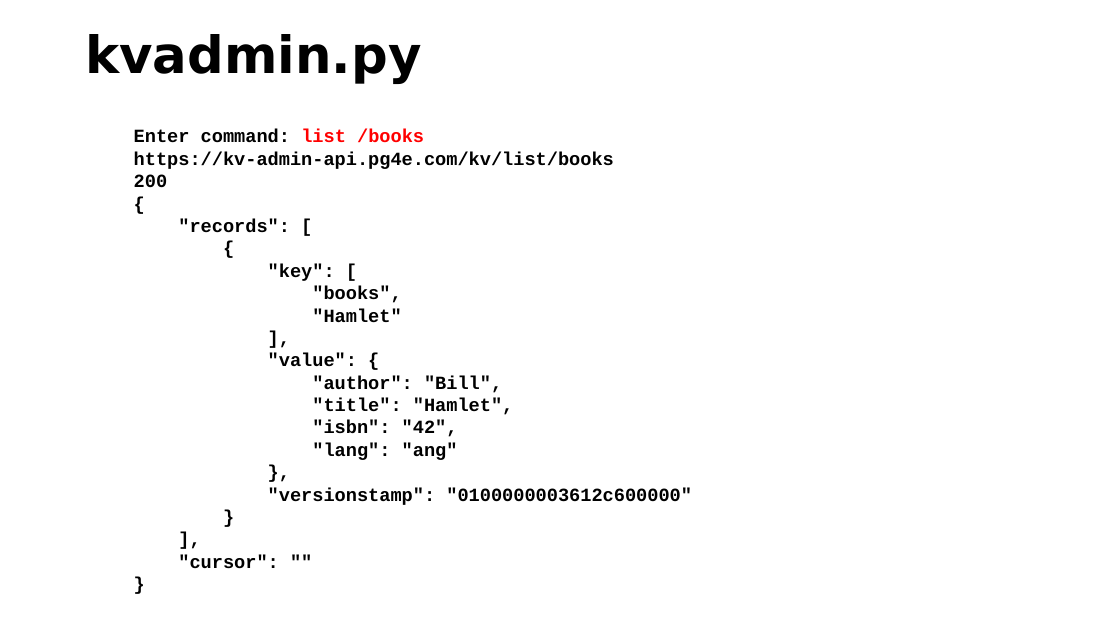
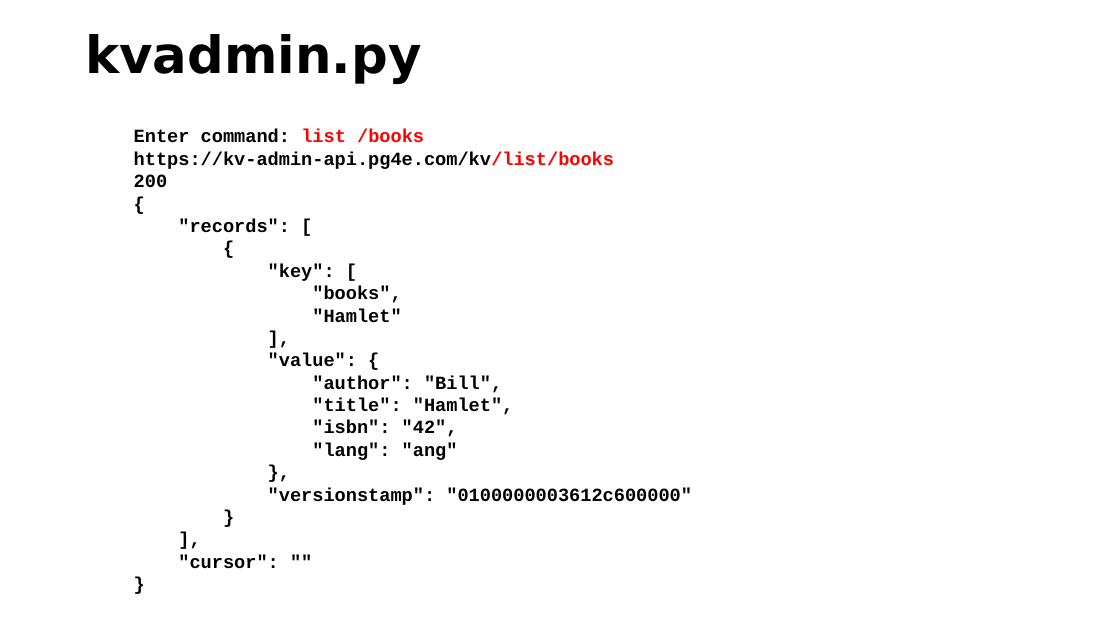
Before and after one commit to csev/pg4e, a slide deck: slide 43 of lectures/07-DenoKV.pptx. Drawn at 1120x630 pixels with LibreOffice and Linux fonts; fonts in the diff are those of the drawing. Boxes give left, top, right and bottom in pixels: in the first picture for what was removed or moved away, otherwise in the second. Text is boxed around its words. In the diff, an @@ line names an element or a change of style, - is before the commit and + after.

```diff
--- a/lectures/07-DenoKV.pptx
+++ b/lectures/07-DenoKV.pptx
@@ text at (134,152,614,169): text colour #000000 to #FF0000 in "https://kv-admin-api.pg4e.com/kv/list/books" @@
```
Also in this commit, not shown: 2 other slides changed.
